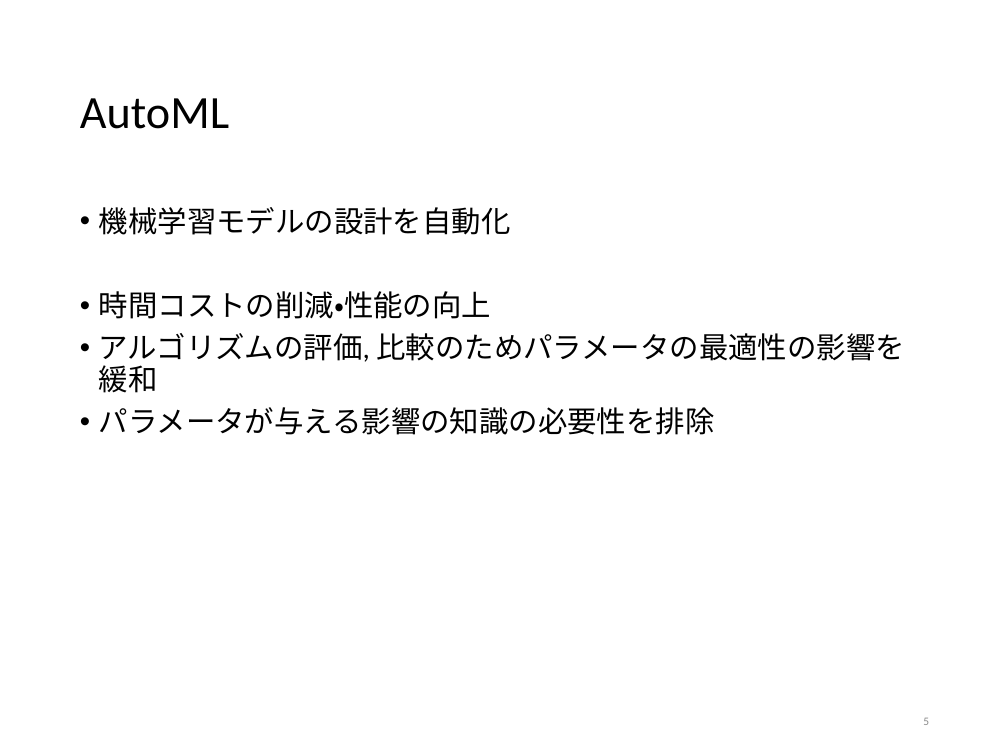
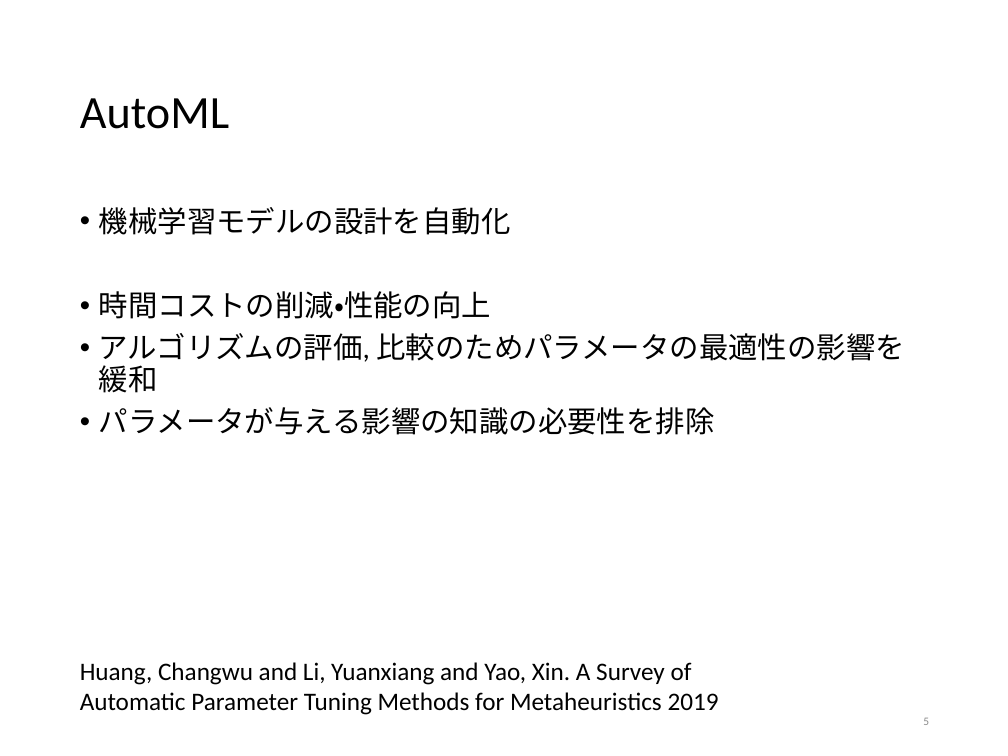
Before and after one commit to tatsuya-sugiyama/WeeklyReport, a slide deck: slide 5 of report/2020前期/2020sugiyama.pptx. Drawn at 1008x756 pixels with LibreOffice and Linux fonts; fonts in the diff are those of the drawing. Boxes give left, top, right and bottom in pixels: in the first picture for what was removed or moved away, otherwise in the second. Text is boxed around its words. In the diff, an @@ line names an element or a change of style, - is before the commit and + after.

```diff
--- a/report/2020前期/2020sugiyama.pptx
+++ b/report/2020前期/2020sugiyama.pptx
@@ text added at (80, 662, 719, 715), 18 pt, text #000000 @@
+Huang, Changwu and Li, Yuanxiang and Yao, Xin. A Survey of Automatic Parameter Tuning Methods for Metaheuristics 2019
```
Also in this commit, not shown: 5 other slides changed, 1 slide added, 2 other files.
